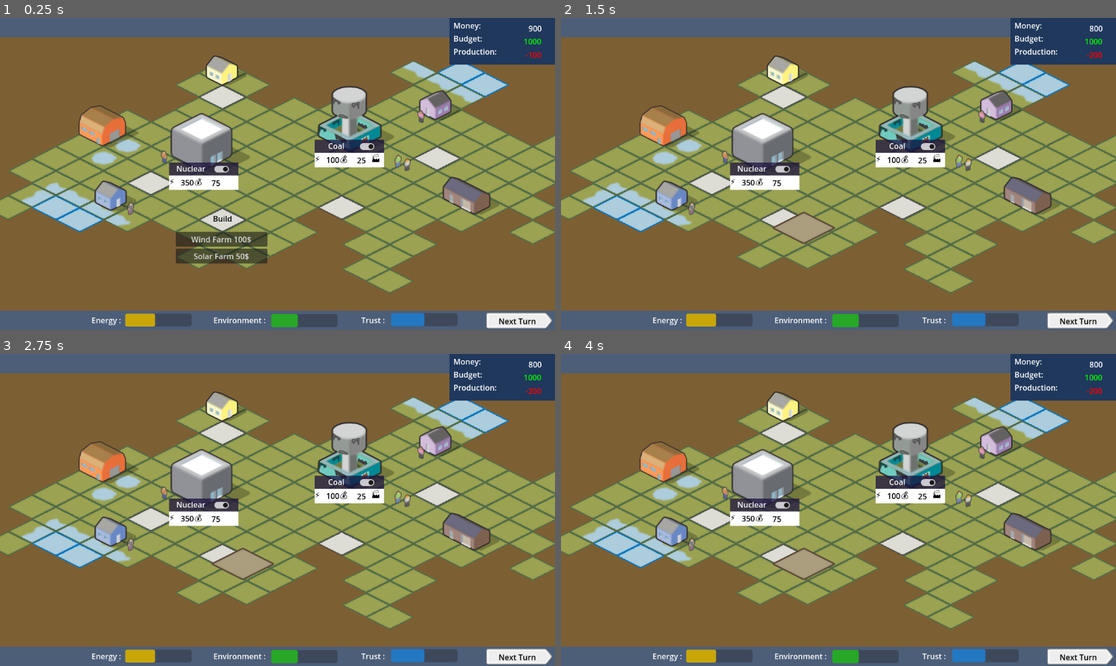
Above: before the commit, frames 1-4 (two rows, left to right).
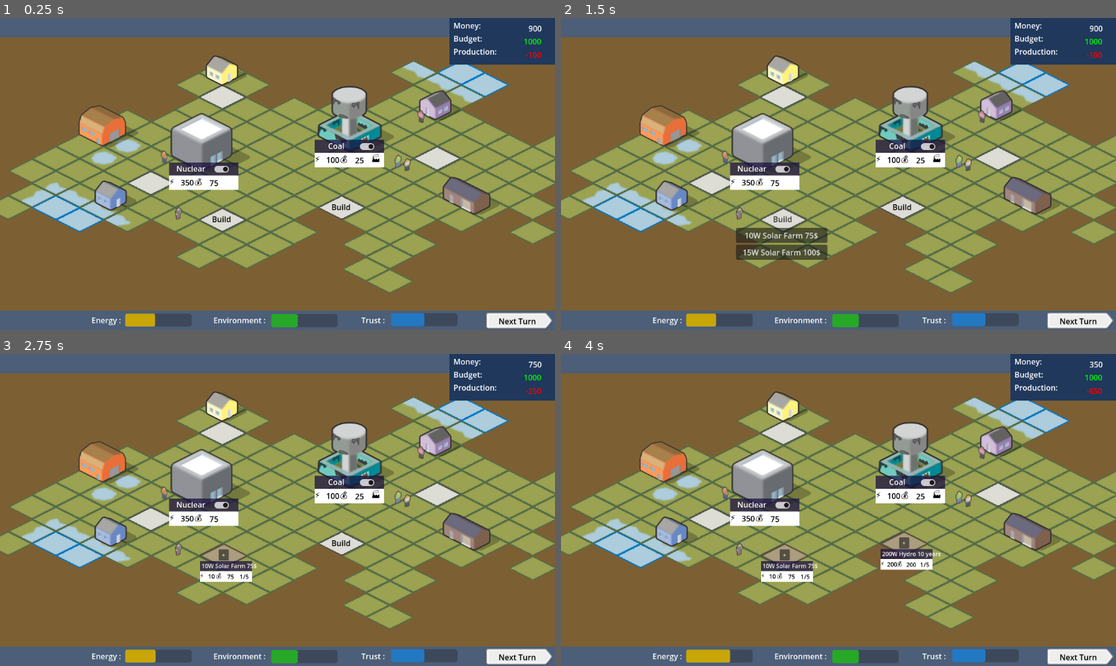
Above: after the commit, the same moments.

Repository: astonedf/SURE_PoC
Game: Godot game, scene res://Scenes/world.tscn
The game is run twice, just before and just after one commit, with the same random seed, the same clock (stepped at 60 frames per second) and the same inputs.
Inputs (mouse positions are in pixels of both pictures, inside the frame that each line leads up to):
- Up to frame 1 (0.25 s): no input
- Up to frame 2 (1.5 s): click (783, 239) at 0.5 s, where only the run before the commit has a clickable "Wind Farm 100$"; click (805, 227) at 1.27 s
- Up to frame 3 (2.75 s): click (222, 572) at 2 s, where only the run after the commit has a clickable "10W Solar Farm 75$"
- Up to frame 4 (4 s): click (899, 544) at 2.75 s, where only the run after the commit has a clickable "Build"; click (899, 559) at 3.5 s, where only the run after the commit has a clickable "200W Hydro 10 years"

The runs differ from the first frame. In frame 1, 1.8% of the frame differs, in the area x 22-66%, y 44-79%; in frame 2, 2.1%; in frame 3, 1.3%; in frame 4, 2.3%, in the area x 22-97%, y 2-99%.

Commit message:
build button update

Diff:
--- /dev/null
+++ b/SURE/Scenes/bubble.tscn
@@ -0,0 +1,53 @@
+[gd_scene load_steps=5 format=3 uid="uid://btvu06t5i741p"]
+
+[ext_resource type="Texture2D" uid="uid://drcw0kxf6hoqa" path="res://Assets/bubble.png" id="1_j07qx"]
+
+[sub_resource type="Animation" id="Animation_s5qet"]
+resource_name = "float"
+loop_mode = 1
+tracks/0/type = "value"
+tracks/0/imported = false
+tracks/0/enabled = true
+tracks/0/path = NodePath("Bubble:position")
+tracks/0/interp = 1
+tracks/0/loop_wrap = true
+tracks/0/keys = {
+"times": PackedFloat32Array(0, 0.5, 1),
+"transitions": PackedFloat32Array(1, 1, 1),
+"update": 0,
+"values": [Vector2(402, 377), Vector2(402, 380), Vector2(402, 377)]
+}
+
+[sub_resource type="Animation" id="Animation_kxyw0"]
+length = 0.001
+tracks/0/type = "value"
+tracks/0/imported = false
+tracks/0/enabled = true
+tracks/0/path = NodePath("Bubble:position")
+tracks/0/interp = 1
+tracks/0/loop_wrap = true
+tracks/0/keys = {
+"times": PackedFloat32Array(0),
+"transitions": PackedFloat32Array(1),
+"update": 0,
+"values": [Vector2(402, 377)]
+}
+
+[sub_resource type="AnimationLibrary" id="AnimationLibrary_uw7eu"]
+_data = {
+"RESET": SubResource("Animation_kxyw0"),
+"float": SubResource("Animation_s5qet")
+}
+
+[node name="Bubble" type="Sprite2D"]
+texture_filter = 1
+position = Vector2(402, 377)
+scale = Vector2(0.05, 0.05)
+texture = ExtResource("1_j07qx")
+
+[node name="AnimationPlayer" type="AnimationPlayer" parent="."]
+root_node = NodePath("../..")
+autoplay = "float"
+libraries = {
+"": SubResource("AnimationLibrary_uw7eu")
+}
--- a/SURE/Scenes/build_button.gd
+++ b/SURE/Scenes/build_button.gd
@@ -1,15 +1,17 @@
 extends Button
 
 @export var button_list: Array = []
+@export var path: String = ""
+
 @onready var Global = get_node("/root/Ui")
-@onready var farm = preload("res://Scenes/farm.tscn")
+#@onready var farm = preload("res://Scenes/farm.tscn")
 # Called when the node enters the scene tree for the first time.
 func _ready():
 	for item in button_list:
 		var button = Button.new()
 		button.text = item[0]
 		#button.pressed.connect(button, _on_button_pressed)
-		button.pressed.connect(_on_button_pressed.bind(item[1]))
+		button.pressed.connect(_on_button_pressed.bind(item))
 
 
 
@@ -25,11 +27,19 @@
 func _on_pressed():
 	$Control.visible = !$Control.visible
 
-func _on_button_pressed(price):
-	print(price)
-	Global.prod += price
+func _on_button_pressed(button):
+	print(button)
+	Global.prod += button[1]
 	Global.update_ui()
-	var instance = farm.instantiate()
+	var scene = load("res://Scenes/"+path+".tscn")
+	print(scene)
+	var instance = scene.instantiate()
 	instance.global_position = global_position
-	get_parent().add_child(instance)
-	queue_free()
+	print(global_position)
+	if path == "farm":
+		print(button[0])
+		instance.label_name = str(button[0])
+		instance.energy = button[2]
+		instance.cost = button[1]
+		get_parent().add_child(instance)
+		queue_free()
--- a/SURE/Scenes/build_button.tscn
+++ b/SURE/Scenes/build_button.tscn
@@ -10,17 +10,21 @@
 offset_bottom = -613.0
 grow_horizontal = 2
 grow_vertical = 2
+focus_mode = 0
 theme_override_colors/font_color = Color(0, 0, 0, 1)
+theme_override_colors/font_pressed_color = Color(0, 0, 0, 1)
+theme_override_colors/font_hover_color = Color(0.203922, 0.203922, 0.203922, 1)
 text = "Build"
 flat = true
 script = ExtResource("1_ly2d2")
 button_list = [["name", 100], ["name", 50]]
 
 [node name="Control" type="VBoxContainer" parent="."]
+visible = false
 layout_mode = 0
-offset_left = -73.0
+offset_left = -51.0
 offset_top = 43.0
-offset_right = 117.0
+offset_right = 139.0
 offset_bottom = 144.0
 
 [connection signal="pressed" from="." to="." method="_on_pressed"]
--- a/SURE/Scenes/energy_plant.tscn
+++ b/SURE/Scenes/energy_plant.tscn
@@ -67,9 +67,9 @@
 
 [node name="Label3" type="Label" parent="ColorRect2"]
 layout_mode = 0
-offset_left = 84.0
+offset_left = 80.0
 offset_top = 4.0
-offset_right = 111.0
+offset_right = 107.0
 offset_bottom = 27.0
 theme_override_colors/font_color = Color(0, 0, 0, 1)
 horizontal_alignment = 1
--- /dev/null
+++ b/SURE/Scenes/farm.gd
@@ -0,0 +1,48 @@
+extends Node2D
+
+@export var energy : int
+@export var cost : int
+var energy_init: int
+var cost_init: int
+@export var label_name: String
+var num: int = 1
+
+@onready var Global = get_node("/root/Ui")
+# Called when the node enters the scene tree for the first time.
+func _ready():
+	$ColorRect2/Label2.text = str(energy)
+	$ColorRect2/Label3.text = str(cost)
+	$ColorRect/Label.text = label_name
+	Global.energy += energy
+	Global.prod += cost
+
+	energy_init = energy
+	cost_init = cost
+
+	Global.update_ui()
+
+
+# Called every frame. 'delta' is the elapsed time since the previous frame.
+func _process(delta):
+	pass
+
+
+func _on_button_pressed():
+	if num < 5:
+		energy += energy_init
+		print(energy)
+		cost += cost_init
+		num += 1
+		$ColorRect2/Num.text = str(num)
+		if num == 4:
+			Global.full_farm = true
+		_update()
+		$Sprite2D.scale += Vector2(0.1,0.1)
+
+func _update():
+	$ColorRect2/Label2.text = str(energy)
+	$ColorRect2/Label3.text = str(cost)
+	Global.energy += energy
+	Global.prod += cost
+
+	Global.update_ui()
--- a/SURE/Scenes/farm.tscn
+++ b/SURE/Scenes/farm.tscn
@@ -1,12 +1,99 @@
-[gd_scene load_steps=3 format=3 uid="uid://bv6g4a4qig48s"]
+[gd_scene load_steps=4 format=3 uid="uid://bv6g4a4qig48s"]
 
+[ext_resource type="Script" path="res://Scenes/farm.gd" id="1_o6b5t"]
 [ext_resource type="Texture2D" uid="uid://csvtdvdrgbyjn" path="res://Assets/spritesheet.png" id="1_ok7e6"]
 
-[sub_resource type="AtlasTexture" id="AtlasTexture_w5ips"]
+[sub_resource type="AtlasTexture" id="AtlasTexture_ley6d"]
 atlas = ExtResource("1_ok7e6")
-region = Rect2(135, 350, 133, 71)
+region = Rect2(134.68, 350.766, 134, 71)
 
-[node name="Farm" type="TextureButton"]
-offset_right = 40.0
-offset_bottom = 40.0
-texture_normal = SubResource("AtlasTexture_w5ips")
+[node name="Farm" type="Node2D"]
+scale = Vector2(0.75, 0.75)
+script = ExtResource("1_o6b5t")
+
+[node name="Sprite2D" type="Sprite2D" parent="."]
+position = Vector2(68, 36)
+texture = SubResource("AtlasTexture_ley6d")
+
+[node name="ColorRect" type="ColorRect" parent="."]
+offset_left = 1.33333
+offset_top = 50.3333
+offset_right = 145.333
+offset_bottom = 78.3333
+color = Color(0.109804, 0.0705882, 0.25098, 0.74902)
+
+[node name="Label" type="Label" parent="ColorRect"]
+layout_mode = 0
+offset_left = 5.0
+offset_right = 86.0
+offset_bottom = 26.0
+text = "Name"
+horizontal_alignment = 1
+vertical_alignment = 1
+
+[node name="ColorRect2" type="ColorRect" parent="."]
+offset_left = 1.33333
+offset_top = 77.3333
+offset_right = 145.333
+offset_bottom = 107.333
+metadata/_edit_group_ = true
+
+[node name="Label" type="Label" parent="ColorRect2"]
+layout_mode = 0
+offset_right = 101.0
+offset_bottom = 31.0
+theme_override_colors/font_color = Color(0, 0, 0, 1)
+text = "⚡        💰         "
+vertical_alignment = 1
+
+[node name="Total" type="Label" parent="ColorRect2"]
+layout_mode = 0
+offset_left = 112.0
+offset_right = 144.0
+offset_bottom = 31.0
+tooltip_text = "This plant produces CO2"
+mouse_filter = 0
+theme_override_colors/font_color = Color(0, 0, 0, 1)
+text = "/5"
+horizontal_alignment = 1
+vertical_alignment = 1
+
+[node name="Num" type="Label" parent="ColorRect2"]
+layout_mode = 0
+offset_left = 98.6667
+offset_right = 130.667
+offset_bottom = 31.0
+tooltip_text = "This plant produces CO2"
+mouse_filter = 0
+theme_override_colors/font_color = Color(0, 0, 0, 1)
+text = "1"
+horizontal_alignment = 1
+vertical_alignment = 1
+
+[node name="Label2" type="Label" parent="ColorRect2"]
+layout_mode = 0
+offset_left = 18.6667
+offset_top = 3.0
+offset_right = 46.6667
+offset_bottom = 26.0
+theme_override_colors/font_color = Color(0, 0, 0, 1)
+horizontal_alignment = 1
+vertical_alignment = 1
+
+[node name="Label3" type="Label" parent="ColorRect2"]
+layout_mode = 0
+offset_left = 72.0
+offset_top = 4.0
+offset_right = 99.0
+offset_bottom = 27.0
+theme_override_colors/font_color = Color(0, 0, 0, 1)
+horizontal_alignment = 1
+
+[node name="Button" type="Button" parent="."]
+offset_left = 53.3334
+offset_top = 17.0
+offset_right = 81.3334
+offset_bottom = 48.0
+text = "+"
+
+[connection signal="pressed" from="Button" to="." method="_on_button_pressed"]
--- /dev/null
+++ b/SURE/Scenes/greenplant.tscn
@@ -0,0 +1,22 @@
+[gd_scene load_steps=3 format=3 uid="uid://bssc83ceo4wjv"]
+
+[ext_resource type="Texture2D" uid="uid://dq1w5iyb13x1k" path="res://green_boxTick.png" id="1_8617g"]
+[ext_resource type="Texture2D" uid="uid://vakeu7mmf084" path="res://icon.svg" id="1_a2mf3"]
+
+[node name="greenplant" type="Sprite2D"]
+texture = ExtResource("1_8617g")
+
+[node name="Icon" type="Sprite2D" parent="."]
+visible = false
+z_index = 5
+position = Vector2(52, 57)
+texture = ExtResource("1_a2mf3")
+
+[node name="Label" type="Label" parent="."]
+visible = false
+offset_right = 20.0
+offset_bottom = 26.0
+theme_override_colors/font_outline_color = Color(0, 0, 0, 1)
+theme_override_constants/outline_size = 1
+theme_override_constants/shadow_outline_size = 1
+text = "PV"
--- a/SURE/Scenes/ui.gd
+++ b/SURE/Scenes/ui.gd
@@ -6,6 +6,8 @@
 
 @export var money: int = 1000
 @export var prod: int = 0
+
+var full_farm: bool = false
 # Called when the node enters the scene tree for the first time.
 func _ready():
 	$ColorRect/Label/Energy.value = energy
@@ -30,3 +32,6 @@
 	$ColorRect2/ColorRect/money.text = str(money - prod)
 	$ColorRect2/ColorRect/budget.text = str(money)
 	$ColorRect2/ColorRect/prod.text = "-" + str(prod)
+
+	if full_farm:
+		$Bubble.visible = true
--- a/SURE/Scenes/ui.tscn
+++ b/SURE/Scenes/ui.tscn
@@ -1,7 +1,8 @@
-[gd_scene load_steps=6 format=3 uid="uid://c16uhcush6cp1"]
+[gd_scene load_steps=7 format=3 uid="uid://c16uhcush6cp1"]
 
 [ext_resource type="Script" path="res://Scenes/ui.gd" id="1_ebpph"]
 [ext_resource type="Texture2D" uid="uid://jxfbng7wapfp" path="res://grey_sliderRight.png" id="1_v6q86"]
+[ext_resource type="PackedScene" uid="uid://btvu06t5i741p" path="res://Scenes/bubble.tscn" id="3_nonk7"]
 
 [sub_resource type="StyleBoxFlat" id="StyleBoxFlat_bw2n7"]
 bg_color = Color(0.788235, 0.65098, 0.0313726, 1)
@@ -193,3 +194,6 @@
 text = "000"
 horizontal_alignment = 2
 vertical_alignment = 1
+
+[node name="Bubble" parent="." instance=ExtResource("3_nonk7")]
+visible = false
--- a/SURE/Scenes/world.tscn
+++ b/SURE/Scenes/world.tscn
@@ -19,10 +19,10 @@
 [node name="World" type="Node2D"]
 
 [node name="ColorRect" type="ColorRect" parent="."]
-offset_left = -116.0
-offset_top = -23.0
-offset_right = 1346.0
-offset_bottom = 711.0
+offset_left = -152.0
+offset_top = -5.0
+offset_right = 1310.0
+offset_bottom = 729.0
 mouse_filter = 1
 color = Color(0.489691, 0.374696, 0.205397, 1)
 
@@ -58,7 +58,8 @@
 texture = ExtResource("7_ljggt")
 
 [node name="People1B" type="Sprite2D" parent="Props"]
-position = Vector2(271, 396)
+texture_filter = 1
+position = Vector2(370, 406)
 texture = ExtResource("8_wpqsw")
 
 [node name="People4B" type="Sprite2D" parent="Props"]
@@ -105,11 +106,24 @@
 polygon = PackedVector2Array(-10, 67, -80, 37, -83, 11, -54, -4, -49, -61, -13, -69, 18, -57, 17, -11, 51, 11, 54, 35)
 
 [node name="BuildButton" parent="." instance=ExtResource("16_pnu0i")]
-offset_left = 438.0
-offset_top = 401.0
-offset_right = 486.0
-offset_bottom = 432.0
-button_list = [["Wind Farm 100$", 100], ["Solar Farm 50$", 50]]
+offset_left = 414.0
+offset_top = 393.0
+offset_right = 506.0
+offset_bottom = 443.0
+mouse_default_cursor_shape = 2
+theme_override_colors/font_pressed_color = Color(0.372549, 0.372549, 0.372549, 1)
+button_list = [["10W Solar Farm 75$", 75, 10], ["15W Solar Farm 100$", 100, 15]]
+path = "farm"
+
+[node name="BuildButton2" parent="." instance=ExtResource("16_pnu0i")]
+offset_left = 662.0
+offset_top = 368.0
+offset_right = 754.0
+offset_bottom = 418.0
+mouse_default_cursor_shape = 2
+theme_override_colors/font_pressed_color = Color(0.372549, 0.372549, 0.372549, 1)
+button_list = [["200W Hydro 10 years", 200, 200], ["350W Hydro 15 years", 300, 350]]
+path = "farm"
 
 [editable path="Nuclear"]
 [editable path="Coal"]
Binary file added: SURE/Assets/bubble.png
Not shown, added: SURE/Assets/bubble.png.import
